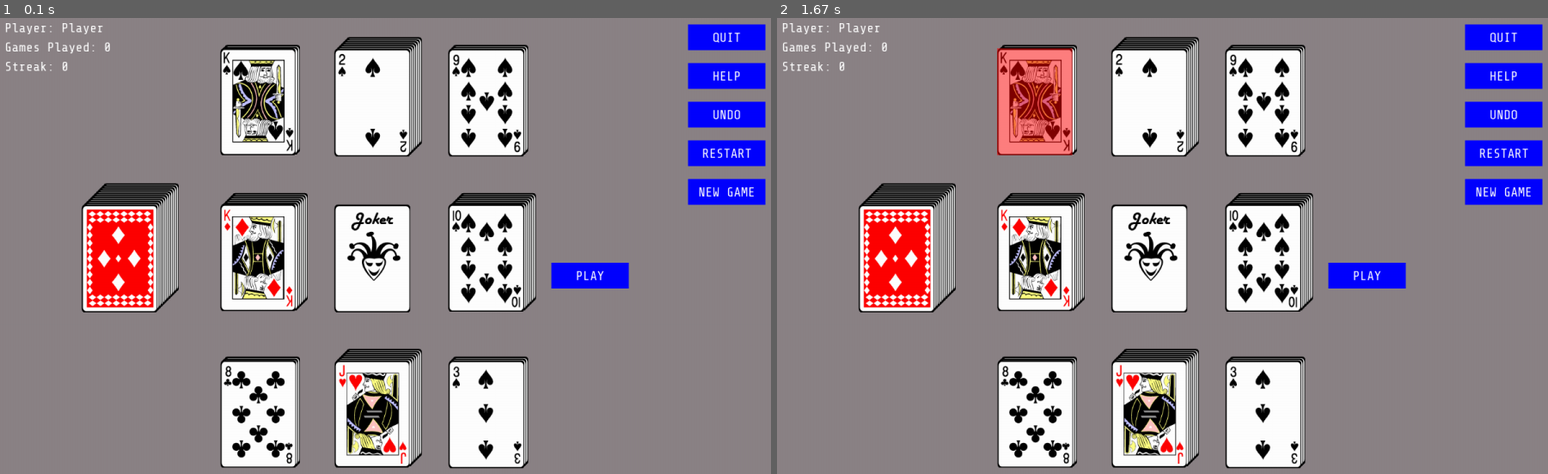
Above: before the commit, frames 1-2 (left to right).
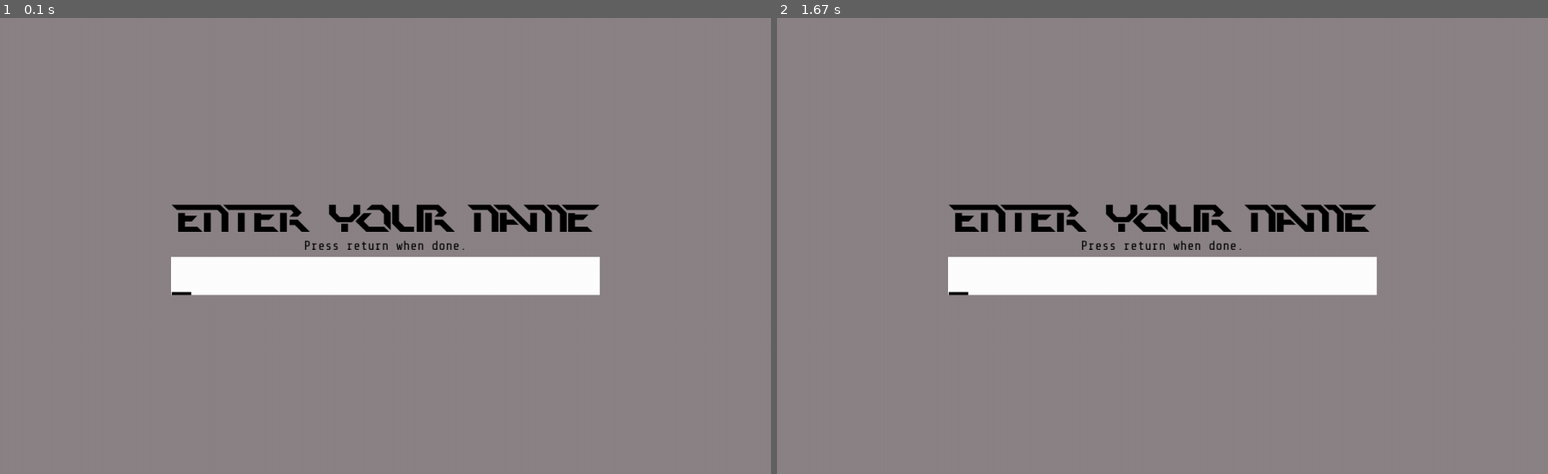
Above: after the commit, the same moments.

Repository: gr8tech/CardGames
Game: pygame game, started from jokerjb.py
Two runs of this game, one before a commit and one after it. Both use one fixed random seed, a clock stepped at 60 frames per second and the inputs below.
Inputs (mouse positions are in pixels of both pictures, inside the frame that each line leads up to):
- Up to frame 1 (0.1 s): no input
- Up to frame 2 (1.67 s): tap Enter at 0.33 s; press the mouse at (1031, 100) at 0.7 s; move the mouse to (1008, 136) at 0.8 s; release the mouse at (977, 173) at 0.93 s

The runs differ from the first frame. In frame 1, 31% of the frame differs, in the area x 0-100%, y 1-99%; in frame 2, 31%.

Commit message:
modified help and redistributed static variables to settings file. Added Player name dialog

Diff:
--- a/jockerjb.py
+++ b/jokerjb.py
@@ -1,84 +1,103 @@
+'''
+Program: Joker Jail Break (Single Player)
+Author: Moosa Bonomali
+Invented by: Ramon Huiskamp (roofkat).
+https://roofkat.itch.io/joker-jailbreak
+Email: gr8tech01@gmail.com
+OS: Windows 10
+Python: 3.x
+Require Modules: pygame
+
+Starting the game
+
+python jokerjb.py or pythonw joker.py
+'''
+
 import pygame
 import os
 import re
-import settings
 import random
-
-import argparse
+import string
+import copy
 
 from itertools import combinations
+
+from settings import *
 
 # initialize pygame
 pygame.init()
 
-# common variables
-ACTIVE_COLOR = 'lightblue'
-INACTIVE_COLOR = 'blue'
-DARKGREEN = (0,104,55)
-HIGHLIGHTED = (255,0,0,128)
-
-# default button dimensions
-BUTTON_WIDTH = 120
-BUTTON_HEIGHT = 40
-
-# fonts
-LARGE_FONT_SIZE = 60
-MID_FONT_SIZE = 50
-SMALL_FONT_SIZE = 20
-GAME_FONT_PATH = 'assets/fonts/pdark.ttf'
-REGULAR_FONT_PATH = 'assets/fonts/ShareTechMono-Regular.ttf'
+# set up game screen
+SCREEN = pygame.display.set_mode( (GAME_WIDTH, GAME_HEIGHT) )
+pygame.display.set_caption(GAME_TITLE)
+
+# game clock
+CLOCK = pygame.time.Clock()
+
+# help message
+HELP_MESSAGE = pygame.image.load(HELP_IMAGE).convert_alpha()
+
+# game fonts
 TITLE_FONT = pygame.font.Font(GAME_FONT_PATH, LARGE_FONT_SIZE)
 BUTTON_FONT = pygame.font.Font(REGULAR_FONT_PATH, SMALL_FONT_SIZE)
 STATS_FONT = pygame.font.Font(REGULAR_FONT_PATH, SMALL_FONT_SIZE)
-
-joker = 'joker.png'
-deck = 'assets/cards/deck.png'
-
-# set up game screen
-SCREEN = pygame.display.set_mode( (settings.GAME_WIDTH, settings.GAME_HEIGHT) )
-pygame.display.set_caption(settings.GAME_TITLE)
-
-# game clock
-CLOCK = pygame.time.Clock()
-
-HELP_MESSAGE = pygame.image.load('assets/help.png').convert_alpha()
-
-factor = 0.75
-spacer = 3
+NORMAL_FONT = pygame.font.Font(REGULAR_FONT_PATH, LARGE_FONT_SIZE)
+SMALL_FONT = pygame.font.Font(REGULAR_FONT_PATH, SMALL_FONT_SIZE)
 
 class Win(pygame.sprite.Sprite):
-
+    '''
+    Animation to display when the game is won
+    '''
     def __init__(self, x_0, y_0):
         super().__init__()
         self.sprite = []
+        # load images into sprite
         for i in range(1,4):
             self.sprite.append(pygame.image.load('assets/win/win%s.gif'%i))
+        # select initial image to display
         self.image = self.sprite[0]
         self.rect = self.image.get_rect()
         self.rect.topleft = [x_0, y_0]
+        # initial image index
         self.current_image = 0
 
     def update(self):
+        '''
+        Animate the win message
+        '''
+        # select next image to be displayed
         self.image = self.sprite[int(self.current_image)]
+        # increment image index, 0.2 used to control the speed of animation
         self.current_image += 0.2
+        # reset image index when all have been displayed
         if self.current_image >= len(self.sprite):
             self.current_image = 0
 
 class Lose(pygame.sprite.Sprite):
-
+    '''
+    Animation to display when the game cannot be won
+    '''
     def __init__(self, x_0, y_0):
         super().__init__()
         self.sprite = []
+        # load images into sprite
         for i in range(1,4):
             self.sprite.append(pygame.image.load('assets/lose/lose%s.gif'%i))
         self.image = self.sprite[0]
         self.rect = self.image.get_rect()
         self.rect.topleft = [x_0, y_0]
+        # initial image index
         self.current_image = 0
 
     def update(self):
+        '''
+        Animate the lose message
+        '''
+        # select next image to be displayed
         self.image = self.sprite[int(self.current_image)]
+        # increment image index, 0.2 used to control the speed of animation
         self.current_image += 0.2
+        # reset image index when all have been displayed
         if self.current_image >= len(self.sprite):
             self.current_image = 0
 
@@ -108,52 +127,60 @@
 
 class Layout:
     '''
-    Layout of Hands in the game
+    Layout of Hands in the game. These layouts are for the walls, pillars, joker and deck of cards
     '''
     def __init__(self, x_0, y_0):
+        '''
+        Args:
+            x_0, y_0 : midpoint of the screen
+        '''
         self.x_0 = x_0
         self.y_0 =y_0
 
     def get_layouts(self):
+        '''
+        Generates the positions of Cards on the screen
+        N - North, NW - North West, NE - North East, E - East, W - West, S - South, SE - South East, SW - South West, C - Center (Joker Position), D - Deck with spare cards
+        '''
         layouts = {
             'NW':{
                     'type': 'pillar',
-                    'x_0': self.x_0 - settings.CARD_WIDTH - settings.DECK_SPACING,
-                    'y_0': self.y_0 - settings.CARD_HEIGHT - settings.DECK_SPACING
+                    'x_0': self.x_0 - CARD_WIDTH - DECK_SPACING,
+                    'y_0': self.y_0 - CARD_HEIGHT - DECK_SPACING
             },
             'N':{
                     'type': 'wall',
                     'x_0': self.x_0,
-                    'y_0': self.y_0 - settings.CARD_HEIGHT - settings.DECK_SPACING
+                    'y_0': self.y_0 - CARD_HEIGHT - DECK_SPACING
             },
             'NE':{
                     'type': 'pillar',
-                    'x_0': self.x_0 + settings.CARD_WIDTH + settings.DECK_SPACING,
-                    'y_0': self.y_0 - settings.CARD_HEIGHT - settings.DECK_SPACING
+                    'x_0': self.x_0 + CARD_WIDTH + DECK_SPACING,
+                    'y_0': self.y_0 - CARD_HEIGHT - DECK_SPACING
             },
             'E':{
                     'type': 'wall',
-                    'x_0': self.x_0 + settings.CARD_WIDTH + settings.DECK_SPACING,
+                    'x_0': self.x_0 + CARD_WIDTH + DECK_SPACING,
                     'y_0': self.y_0
             },
             'SE': {
                     'type': 'pillar',
-                    'x_0': self.x_0 + settings.CARD_WIDTH + settings.DECK_SPACING,
-                    'y_0': self.y_0 + settings.CARD_HEIGHT + settings.DECK_SPACING
+                    'x_0': self.x_0 + CARD_WIDTH + DECK_SPACING,
+                    'y_0': self.y_0 + CARD_HEIGHT + DECK_SPACING
             },
             'S': {
                     'type': 'wall',
                     'x_0': self.x_0,
-                    'y_0': self.y_0 + settings.CARD_HEIGHT + settings.DECK_SPACING
+                    'y_0': self.y_0 + CARD_HEIGHT + DECK_SPACING
             },
             'SW': {
                     'type': 'pillar',
-                    'x_0': self.x_0 - settings.CARD_WIDTH - settings.DECK_SPACING,
-                    'y_0': self.y_0 + settings.CARD_HEIGHT + settings.DECK_SPACING
+                    'x_0': self.x_0 - CARD_WIDTH - DECK_SPACING,
+                    'y_0': self.y_0 + CARD_HEIGHT + DECK_SPACING
             },
             'W': {
                     'type': 'wall',
-                    'x_0': self.x_0 - settings.CARD_WIDTH - settings.DECK_SPACING,
+                    'x_0': self.x_0 - CARD_WIDTH - DECK_SPACING,
                     'y_0': self.y_0
             },
             'C': {
@@ -163,7 +190,7 @@
             },
             'D': {
                     'type': 'deck',
-                    'x_0': self.x_0 - (2.5 * settings.CARD_WIDTH),
+                    'x_0': self.x_0 - (2.5 * CARD_WIDTH),
                     'y_0': self.y_0
             }
         }
@@ -174,63 +201,83 @@
     Jocker Jail Break main class
     '''
 
-    def __init__(self, player='Player'):
-        self.player = player
+    def __init__(self):
+        # player name
+        self.get_player_name = True
+        self.player = ''
+
+        # show help
         self.help = False
+        # played games
         self.played = 0
+        # won games
         self.streak = 0
 
         # start coordinates from drawing Hands and Decks
-        self.x_0 = settings.X_0 - (settings.CARD_WIDTH / 2)
-        self.y_0 = settings.Y_0 - (settings.CARD_HEIGHT / 2)
+        self.x_0 = X_0 - (CARD_WIDTH / 2)
+        self.y_0 = Y_0 - (CARD_HEIGHT / 2)
         self.layout = Layout(self.x_0, self.y_0)
 
         # initial cards deck
         self.cards = None
+        # list of buttons on UI
         self.buttons = []
 
+        # list of walls, pillars, joker position
         self.hands = None
+        # list of rects for wall and pillars
         self.rects = None
 
-        # selected cards
+        # selected cards during play
         self.selected = dict()
 
         # undo buffer
         self.undo = []
 
-        # win/lose condition
+        # win/lose conditions
         self.win = False
         self.lose = False
 
-        self.cl = True
-
     def display_stack(self, hand, x_0, y_0):
-        img_back = pygame.image.load(deck)
+        '''
+        Displays a stack of cards behind the top cards
+        '''
+        img_back = pygame.image.load(DECK_BACK_IMAGE)
         img_back = pygame.transform.rotozoom(img_back, 0, 0.75)
+        # stack on top of the Joker
         if hand.type == 'joker':
-            for i in range(0, len(hand)-1, 1):
-                _d = 20 * (len(hand)-1-i)
-                img = pygame.image.load(settings.CARDS+hand[i])
+            for i in range(0, len(hand) - 1, 1):
+                _d = 20 * (len(hand) - 1 - i)
+                img = pygame.image.load(CARDS + hand[i])
                 img = pygame.transform.rotozoom(img, 0, 0.65)
-                SCREEN.blit(img, (x_0+_d, y_0-_d))
+                SCREEN.blit(img, (x_0 + _d, y_0 - _d))
+        # stack behind the spare deck
         elif hand.type == 'main':
             for i in range(len(hand)-1, -1, -1):
-                _d = spacer * i
+                _d = CARD_SPACING * i
                 SCREEN.blit(img_back, (x_0+_d, y_0-_d))
+        # stack behid the walls and pillars
         else:
             for i in range(len(hand)-1, 0, -1):
-                _d = spacer * i
+                _d = CARD_SPACING * i
                 SCREEN.blit(img_back, (x_0+_d, y_0-_d))
 
     def create_deck(self):
+        '''
+        Create shuffled list of cards for game
+        '''
+
         cards = []
-        for filename in os.listdir(settings.CARDS):
+        for filename in os.listdir(CARDS):
             if '_' in filename:
                 cards.append(filename)
         random.shuffle(cards)
         return cards
 
     def display_text(self, font, message, color, center, show=True):
+        '''
+        Displays text on the provided center
+        '''
         text_surface = font.render(message, True, color)
         text_rect = text_surface.get_rect(center=center)
         if show:
@@ -238,10 +285,16 @@
         return text_surface, text_rect
 
     def draw_button(self, button):
+        '''
+        Draw a button
+        '''
         pygame.draw.rect(SCREEN, button.color, button.rect)
         SCREEN.blit(button.text_surf, button.text_rect)
 
     def create_button(self, title, x,y,width,height, callback):
+        '''
+        Create a button
+        '''
         text_mid_point_x = x + width/2
         text_mid_point_y = y + height/2
         button_rect = pygame.Rect(x,y,width,height)
@@ -250,22 +303,31 @@
             button_rect,
             text_surface,
             text_rect,
-            pygame.Color(INACTIVE_COLOR),
+            pygame.Color(BUTTON_INACTIVE_COLOR),
             callback
         )
         return button
 
     def game_quit(self):
+        '''
+        Quit the game
+        '''
         pygame.quit()
         quit()
 
     def game_over(func):
+        '''
+        Decorator function to check if the game is over. The game is over if it has been won, or it cannot be one based on possible options
+        '''
         def inner(self):
             if self.win == False and self.lose == False:
                 func(self)
         return inner
 
     def check_win(self):
+        '''
+        Check if the game has been won. The game is won when one of the walls has been cleared and there is card on the Joker
+        '''
         layouts = self.layout.get_layouts()
         for pos in layouts:
             if (layouts[pos]['type'] == 'wall') and (len(self.hands['C']) == 1) and (len(self.hands[pos]) == 0):
@@ -278,25 +340,39 @@
 
     @game_over
     def restart_play(self):
+        '''
+        Game restart. All plays made are undone
+        '''
         while len(self.undo) > 0:
             self.undo_play()
+        # cleared the cards selected dictionary, in case something was selected
         self.selected = dict()
 
     @game_over
     def undo_play(self):
+        '''
+        Undo moves done, one at a time
+        '''
         if self.undo:
             move = self.undo.pop()
             for item in move:
                 self.hands[item['pos']].append(item['card'])
                 if item['source'] == 'joker':
                     self.hands['C'].pop()
+        # cleared the cards selected dictionary, in case something was selected
         self.selected = dict()
 
     @game_over
     def play(self):
+        '''
+        Collects selected cards and checks valid of the play
+        Returns:
+            True: if the play is valid
+        '''
         selection = []
         blacks = 0
         reds = 0
+        # compute tota value of Blacks and Reds
         for pos in self.selected:
             selection.append(pos)
             res = re.search('(\w)_(\d+)', self.hands[pos][-1])
@@ -315,16 +391,28 @@
                     'card': self.hands[pos][-1],
                     'source': 'hands'
                 })
+            # save play if valid
             self.undo.append(moves)
+            # remove valid play cards from the top
             for pos in selection:
                 del self.selected[pos]
                 self.hands[pos].pop()
+        # check if game has been won
         self.check_win()
 
     def valid_play(self, cards):
+        '''
+        Check if selected cards constitue a valid combination of Reds and Blacks
+        Args:
+            cards: selected cards
+        Returns:
+            value: total value of Blacks or Reds
+            False: combination is not valid
+        '''
         blacks = 0
         reds = 0
         for card in cards:
+            # extract card value and symbol
             res = re.search('(\w)_(\d+)', card)
             card_type = res.group(1)
             card_value = int(res.group(2))
@@ -340,6 +428,10 @@
 
     @game_over
     def check_lose(self):
+        '''
+        Check if the game cannot be won. Check is only done when there are 3 cards on top of the Joker.
+        All possible combinations and their validity are made for available cards.
+        '''
         combos = 0
         if len(self.hands['C']) == 4:
             top_cards = []
@@ -375,18 +467,22 @@
                     for _ in range(7):
                         hand.append(self.cards.pop())
                 self.hands[pos] = hand
-                self.rects[pos] = pygame.rect.Rect(layouts[pos]['x_0'], layouts[pos]['y_0'], settings.CARD_WIDTH*factor, settings.CARD_HEIGHT*factor)
+                self.rects[pos] = pygame.rect.Rect(layouts[pos]['x_0'], layouts[pos]['y_0'], CARD_WIDTH * CARD_SCALE_FACTOR , CARD_HEIGHT * CARD_SCALE_FACTOR )
 
         # add joker hand
         hand = Hand('joker')
-        hand.append(joker)
+        hand.append(JOKER_IMAGE)
         self.hands['C'] = hand
 
+        # add deck with spare cards
         main_deck = Hand('main')
         main_deck.extend(self.cards)
         self.hands['D'] = main_deck
 
     def show_stats(self):
+        '''
+        Show player stats
+        '''
         stats_labels = [
             self.display_text(STATS_FONT, 'Player: %s'%self.player, pygame.Color('White'), (100, 15), show=False),
             self.display_text(STATS_FONT, 'Games Played: %s'%self.played, pygame.Color('White'), (100, 45), show=False),
@@ -399,13 +495,15 @@
             SCREEN.blit(text_surface, text_rect)
 
     def create_buttons(self):
-        # game buttons
-        quit_button = self.create_button('QUIT', (settings.GAME_WIDTH - 10 - BUTTON_WIDTH), 10, BUTTON_WIDTH, BUTTON_HEIGHT, self.game_quit)
-        help_button = self.create_button('HELP', (settings.GAME_WIDTH - 10 - BUTTON_WIDTH), BUTTON_HEIGHT + 30, BUTTON_WIDTH, BUTTON_HEIGHT, self.game_help)
-        undo_button = self.create_button('UNDO', (settings.GAME_WIDTH - 10 - BUTTON_WIDTH), BUTTON_HEIGHT + 90, BUTTON_WIDTH, BUTTON_HEIGHT, self.undo_play)
-        restart_button = self.create_button('RESTART', (settings.GAME_WIDTH - 10 - BUTTON_WIDTH), BUTTON_HEIGHT + 150, BUTTON_WIDTH, BUTTON_HEIGHT, self.restart_play)
-        newgame_button = self.create_button('NEW GAME', (settings.GAME_WIDTH - 10 - BUTTON_WIDTH), BUTTON_HEIGHT + 210, BUTTON_WIDTH, BUTTON_HEIGHT, self.new_game)
-        play_button = self.create_button('PLAY', Layout(self.x_0, self.y_0).get_layouts()['E']['x_0'] + BUTTON_WIDTH + 40, settings.GAME_HEIGHT/2 - 20, BUTTON_WIDTH, BUTTON_HEIGHT, self.play)
+        '''
+        Create game buttons
+        '''
+        quit_button = self.create_button('QUIT', (GAME_WIDTH - 10 - BUTTON_WIDTH), 10, BUTTON_WIDTH, BUTTON_HEIGHT, self.game_quit)
+        help_button = self.create_button('HELP', (GAME_WIDTH - 10 - BUTTON_WIDTH), BUTTON_HEIGHT + 30, BUTTON_WIDTH, BUTTON_HEIGHT, self.game_help)
+        undo_button = self.create_button('UNDO', (GAME_WIDTH - 10 - BUTTON_WIDTH), BUTTON_HEIGHT + 90, BUTTON_WIDTH, BUTTON_HEIGHT, self.undo_play)
+        restart_button = self.create_button('RESTART', (GAME_WIDTH - 10 - BUTTON_WIDTH), BUTTON_HEIGHT + 150, BUTTON_WIDTH, BUTTON_HEIGHT, self.restart_play)
+        newgame_button = self.create_button('NEW GAME', (GAME_WIDTH - 10 - BUTTON_WIDTH), BUTTON_HEIGHT + 210, BUTTON_WIDTH, BUTTON_HEIGHT, self.new_game)
+        play_button = self.create_button('PLAY', Layout(self.x_0, self.y_0).get_layouts()['E']['x_0'] + BUTTON_WIDTH + 40, GAME_HEIGHT/2 - 20, BUTTON_WIDTH, BUTTON_HEIGHT, self.play)
         self.buttons = [
             quit_button,
             help_button,
@@ -416,19 +514,48 @@
         ]
 
     def game_help(self):
+        '''
+        Activate help
+        '''
         self.help = True
-        close_button = self.create_button('RESUME', (settings.GAME_WIDTH - 10 - BUTTON_WIDTH), 10, BUTTON_WIDTH, BUTTON_HEIGHT, self.help_close)
+        close_button = self.create_button('RESUME', (GAME_WIDTH - 10 - BUTTON_WIDTH), 10, BUTTON_WIDTH, BUTTON_HEIGHT, self.help_close)
         self.buttons = [close_button]
 
     def help_close(self):
+        '''
+        Close help
+        '''
         self.help = False
         self.create_buttons()
 
     def show_help(self):
+        '''
+        Display help message on the screen
+        '''
         SCREEN.fill(pygame.Color('lavenderblush4'))
-        x = settings.X_0 - HELP_MESSAGE.get_rect().w/2
-        y = settings.Y_0 - HELP_MESSAGE.get_rect().h/2
+        x = X_0 - HELP_MESSAGE.get_rect().w/2
+        y = Y_0 - HELP_MESSAGE.get_rect().h/2
         SCREEN.blit(HELP_MESSAGE, (x, y))
+
+    def display_player_name(self):
+        SCREEN.fill(pygame.Color('lavenderblush4'))
+        # display title
+        text_surface, text_rect = self.display_text(TITLE_FONT, "Enter your name", pygame.Color('black'), (X_0, Y_0), show=False)
+        base_rect = copy.copy(text_rect)
+        text_rect.y = base_rect.y - base_rect.height * 1.5
+        SCREEN.blit(text_surface, text_rect)
+        # display sub-title
+        text_surface, text_rect = self.display_text(SMALL_FONT, "Press return when done.", pygame.Color('black'), (X_0, Y_0), show=False)
+        text_rect.y = base_rect.y - base_rect.height/2
+        SCREEN.blit(text_surface, text_rect)
+        # input rect
+        input_rect = pygame.rect.Rect(base_rect.x, base_rect.y, base_rect.width, base_rect.height)
+        pygame.draw.rect(SCREEN, pygame.Color('white'), base_rect)
+        # display entered name (max 15 chars)
+        text_surface, text_rect = self.display_text(NORMAL_FONT, self.player+'_', pygame.Color('black'), (X_0, Y_0), show=False)
+        text_rect.x, text_rect.y = input_rect.x, input_rect.y-5
+        SCREEN.blit(text_surface, text_rect)
+        self.buttons = []
 
     def start(self):
         # create a deck
@@ -453,9 +580,10 @@
         lose_grp = pygame.sprite.Group()
         lose_grp.add(lose)
 
+        # GAME LOOP
         while True:
 
-            # event loop
+            # EVENT LOOP
             for event in pygame.event.get():
                 if event.type == pygame.QUIT:
                     pygame.quit()
@@ -482,19 +610,32 @@
                                         del self.selected[pos]
                                     else:
                                         self.selected[pos] = 1
+
+                    # check if a button has been clicked and run the callback function
                     for button in self.buttons:
                             if button.rect.collidepoint(event.pos):
                                 button.callback()
 
-
+                # button mouse hover actions
                 if event.type == pygame.MOUSEMOTION:
                     for button in self.buttons:
                         if button.rect.collidepoint(event.pos):
-                            button.color = ACTIVE_COLOR
+                            button.color = BUTTON_ACTIVE_COLOR
                         else:
-                            button.color = INACTIVE_COLOR
-
-            SCREEN.fill(pygame.Color(settings.SCREEN_BACKGROUND))
+                            button.color = BUTTON_INACTIVE_COLOR
+
+                # check if the player name is required
+                if event.type == pygame.KEYDOWN:
+                    if (event.unicode in string.ascii_letters + ' ') and event.unicode != '' and len(self.player) <=15:
+                        self.player += event.unicode
+                    if event.key == pygame.K_BACKSPACE:
+                        self.player = self.player[:-1]
+                    if (event.key == pygame.K_RETURN or event.key == pygame.K_KP_ENTER) and len(self.player.strip()) > 0:
+                        self.player = self.player.strip()
+                        self.get_player_name = False
+                        self.create_buttons()
+
+            SCREEN.fill(pygame.Color(SCREEN_BACKGROUND))
 
             # draw cards
             layouts = self.layout.get_layouts()
@@ -502,39 +643,44 @@
                 if len(self.hands[pos]) > 0:
                     self.display_stack(self.hands[pos], layouts[pos]['x_0'], layouts[pos]['y_0'])
                     if pos != 'D':
-                        card_img = pygame.image.load(settings.CARDS + self.hands[pos][-1])
+                        card_img = pygame.image.load(CARDS + self.hands[pos][-1])
                         card_img = pygame.transform.rotozoom(card_img, 0, 0.75)
                         SCREEN.blit(card_img, (layouts[pos]['x_0'], layouts[pos]['y_0']))
 
-            # highlight selected hands
+            # highlight selected cards
             for pos in self.selected:
                 s = pygame.Surface((self.rects[pos][2], self.rects[pos][3]), pygame.SRCALPHA)
                 s.fill(HIGHLIGHTED)
                 SCREEN.blit(s, (self.rects[pos][0], self.rects[pos][1]))
 
+            # show player stats
+            self.show_stats()
+
+            # display help
+            if self.help:
+                self.show_help()
+
+            # draw buttons
+            for button in self.buttons:
+                self.draw_button(button)
+
             # display win or lose animations
             if self.win:
                 win_grp.draw(SCREEN)
                 win_grp.update()
-            if self.lose:
+            elif self.lose:
                 lose_grp.draw(SCREEN)
                 lose_grp.update()
 
+            # check if the game has been lost
             self.check_lose()
 
-            # show player stats
-            self.show_stats()
-
-            # display help
-            if self.help:
-                self.show_help()
-
-            # draw buttons
-            for button in self.buttons:
-                self.draw_button(button)
-
+            if self.get_player_name:
+                self.display_player_name()
+
+            # update the screen
             pygame.display.update()
-            CLOCK.tick(settings.GAME_FRAMES)
+            CLOCK.tick(GAME_FPS)
 
 if __name__ == "__main__":
     game = JockerJB()
--- a/settings.py
+++ b/settings.py
@@ -1,26 +1,42 @@
-# static variable
+import pygame
+
+# game parameters
 GAME_WIDTH = 1200
 GAME_HEIGHT = 800
 GAME_TITLE = 'Jocker Jail Break'
-GAME_FRAMES = 60
-SCREEN_BACKGROUND = 'lavenderblush4'
-# screen midpoint
+GAME_FPS = 60
+
+# screen parameters
+SCREEN_BACKGROUND = pygame.Color('lavenderblush4')
 X_0 = GAME_WIDTH/2
 Y_0 = GAME_HEIGHT/2
-# card dimensions
+
+# card parameters
 CARD_WIDTH = 157
 CARD_HEIGHT = 222
-
-
-
+CARD_SCALE_FACTOR = 0.75
+CARD_SPACING = 3
 # deck settings
 DECK_SPACING = 20
 
-# assets
+# button parameters
+BUTTON_ACTIVE_COLOR = pygame.Color('lightblue')
+BUTTON_INACTIVE_COLOR = pygame.Color('blue')
+BUTTON_WIDTH = 120
+BUTTON_HEIGHT = 40
+
+# walls and pillars highlighted color
+HIGHLIGHTED = pygame.Color((255,0,0,128))
+
+# font sizes
+LARGE_FONT_SIZE = 60
+MID_FONT_SIZE = 50
+SMALL_FONT_SIZE = 20
+
+# Game Assets
+GAME_FONT_PATH = 'assets/fonts/pdark.ttf'
+REGULAR_FONT_PATH = 'assets/fonts/ShareTechMono-Regular.ttf'
+JOKER_IMAGE = 'joker.png'
+DECK_BACK_IMAGE = 'assets/cards/deck.png'
+HELP_IMAGE = 'assets/help.png'
 CARDS = 'assets/cards/'
-
-CARD_MAPPING = {
-    'Asset 2': {
-
-    }
-}
Not shown, changed: README.md
Binary file changed: assets/help.png
